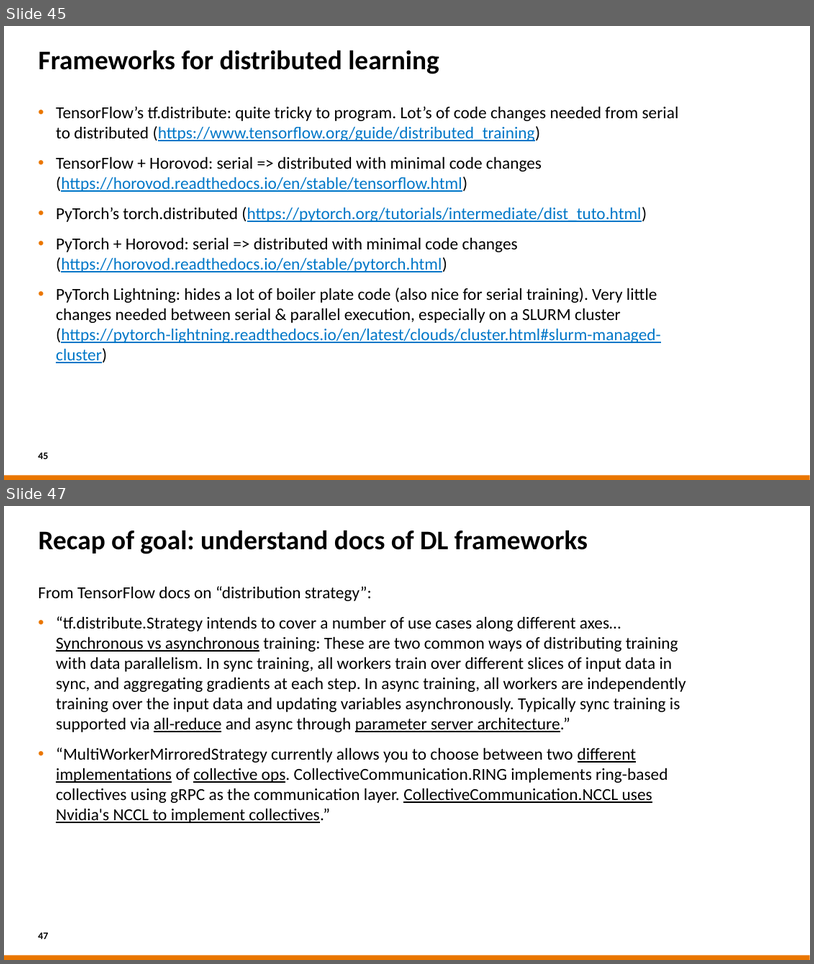
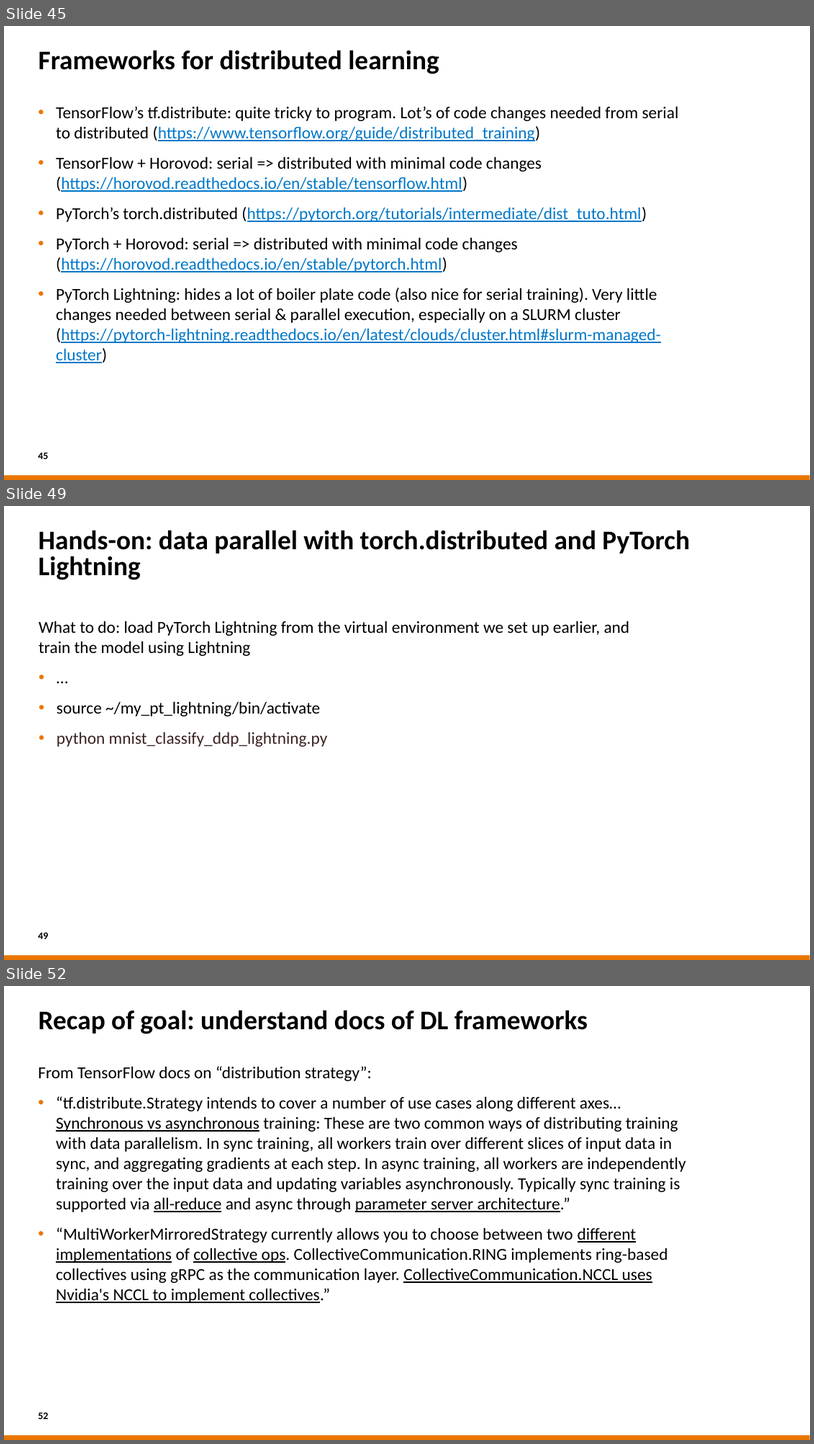
Before and after one commit to sara-nl/MLonHPC_May2023, a slide deck: Parallel_Computing_for_DL.pptx. Shown one above the other, each under a label of ours: slides 45 and 47 before the commit, slides 45, 49 and 52 after it; the slides between them are not shown. The pictures are 814x964 and 814x1444 pixels, drawn with LibreOffice and Linux fonts; fonts in the diff are those of the drawing; background and template pictures are left out. Boxes give left, top, right and bottom in pixels: in the first picture for what was removed or moved away, otherwise in the second. Text is boxed around its words. In the diff, an @@ line names an element or a change of style, - is before the commit and + after.

Commit message:
add a few slides for hands-on

```diff
--- a/Parallel_Computing_for_DL.pptx
+++ b/Parallel_Computing_for_DL.pptx
@@ slide 49 added at [4, 506, 810, 960], background #FFFFFF; not listed: 1 template element that a slide beside it also shows @@
@@ title added at [39, 530, 690, 580], 32 pt, text #000000, bold @@
+Hands-on: data parallel with torch.distributed and PyTorch Lightning
@@ text added at [39, 620, 630, 746], 20 pt, text #000000 @@
+What to do: load PyTorch Lightning from the virtual environment we set up earlier, and train the model using Lightning
+• …
+• source ~/my_pt_lightning/bin/activate
+• python mnist_classify_ddp_lightning.py
@@ page number added at [38, 932, 48, 939], 12 pt, text #000000, bold @@
+49
@@ what was slide 47 is now slide 52 @@
@@ page number at [38, 1412, 48, 1419]: text changed @@
-47
+52
```
Also in this commit, not shown: 2 slides changed, 4 other slides added.
